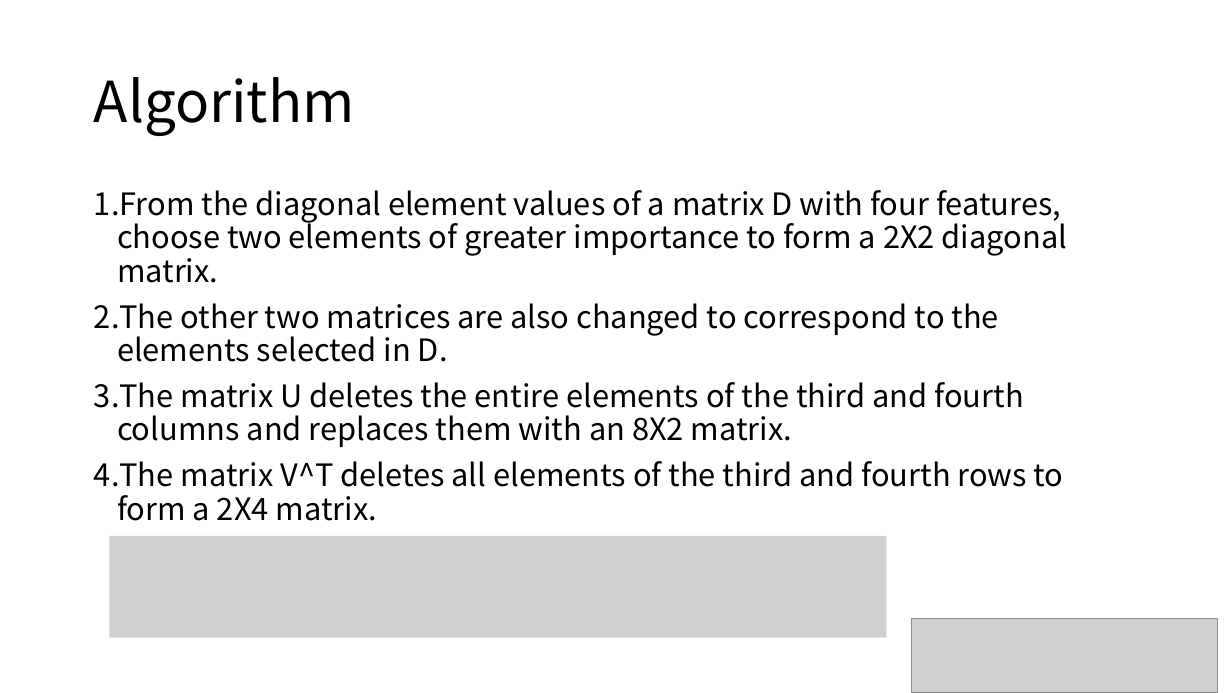
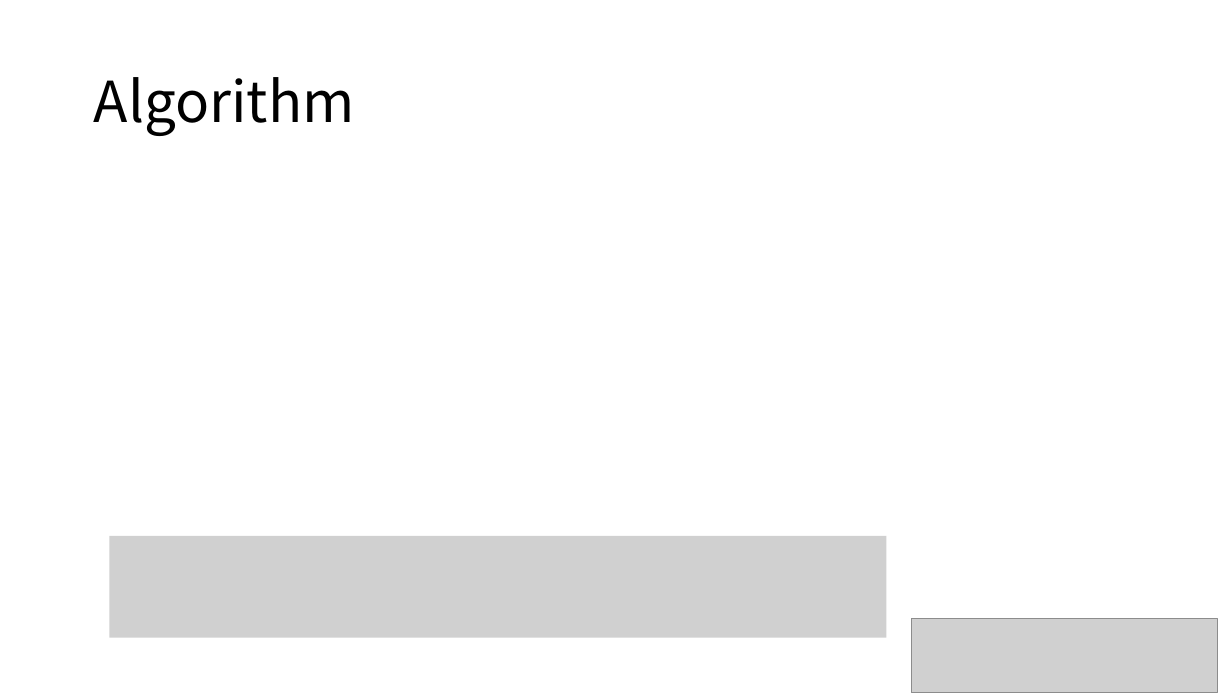
Before and after one commit to majorWallet/Machine_Learning_Algorithms_Library, a slide deck: slide 20 of 3_Unsuprervised_Learning.pptx. Drawn at 1232x693 pixels with LibreOffice and Linux fonts; fonts in the diff are those of the drawing; grey boxes stand for pictures. Boxes give left, top, right and bottom in pixels: in the first picture for what was removed or moved away, otherwise in the second. Text is boxed around its words. In the diff, an @@ line names an element or a change of style, - is before the commit and + after.

```diff
--- a/3_Unsuprervised_Learning.pptx
+++ b/3_Unsuprervised_Learning.pptx
@@ text removed at box(94, 190, 1067, 521) @@
-1. From the diagonal element values of a matrix D with four features, choose two elements of greater importance to form a 2X2 diagonal matrix.
-2. The other two matrices are also changed to correspond to the elements selected in D.
-3. The matrix U deletes the entire elements of the third and fourth columns and replaces them with an 8X2 matrix.
-4. The matrix V^T deletes all elements of the third and fourth rows to form a 2X4 matrix.
```
Also in this commit, not shown: 9 other slides changed, 48 other files.
